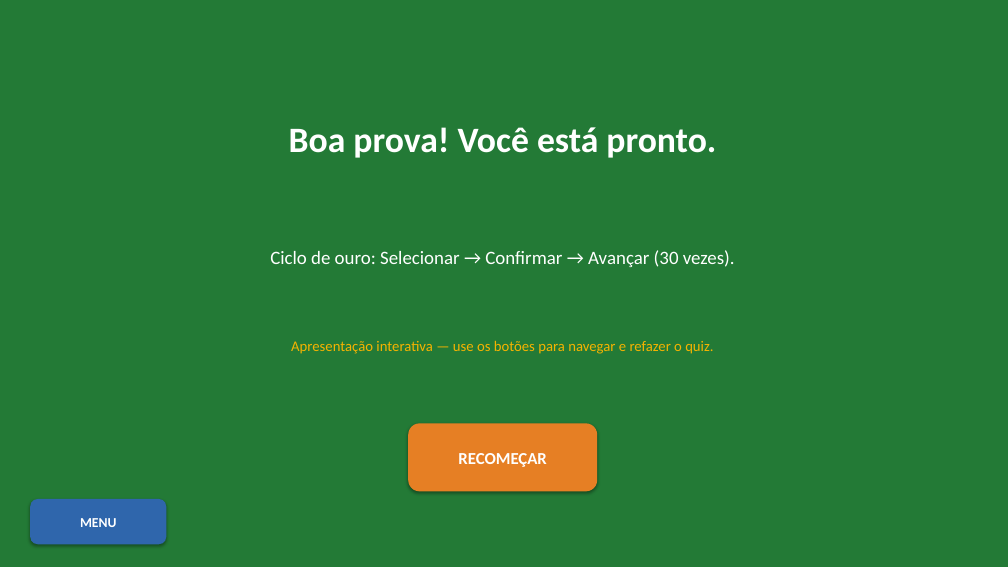
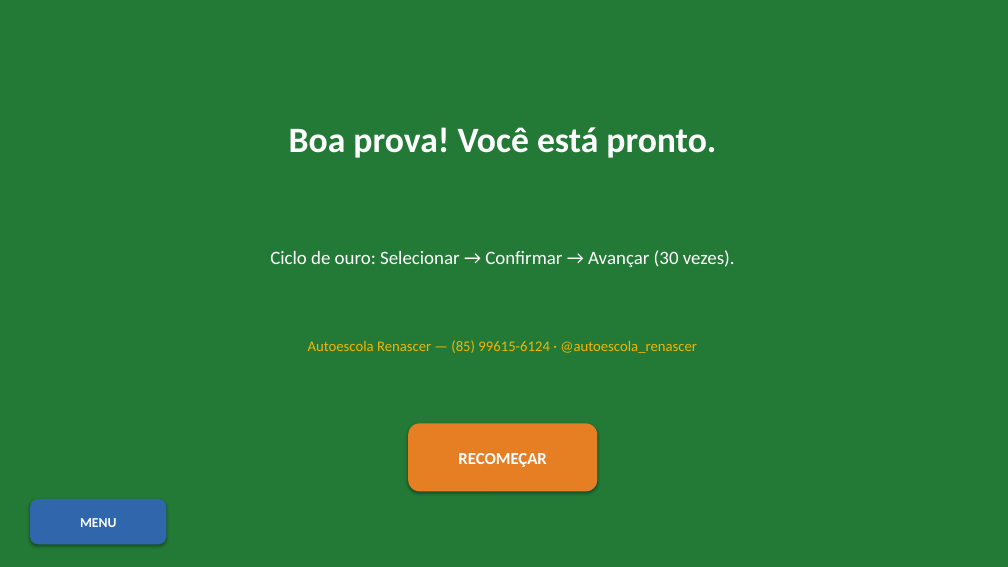
Before and after one commit to Geovane-Maia/Auto-Escola, a slide deck: slide 16 of docs/Apresentacao-Interativa-ABCDETRAN.pptx. Drawn at 1008x567 pixels with LibreOffice and Linux fonts; fonts in the diff are those of the drawing. Boxes give left, top, right and bottom in pixels: in the first picture for what was removed or moved away, otherwise in the second. Text is boxed around its words. In the diff, an @@ line names an element or a change of style, - is before the commit and + after.

Commit message:
Marca Autoescola Renascer com logo oficial

```diff
--- a/docs/Apresentacao-Interativa-ABCDETRAN.pptx
+++ b/docs/Apresentacao-Interativa-ABCDETRAN.pptx
@@ text at box(308, 340, 697, 353): text changed @@
-Apresentação interativa — use os botões para navegar e refazer o quiz.
+Autoescola Renascer — (85) 99615-6124 · @autoescola_renascer
```
Also in this commit, not shown: 1 other slide changed, 11 other files.
